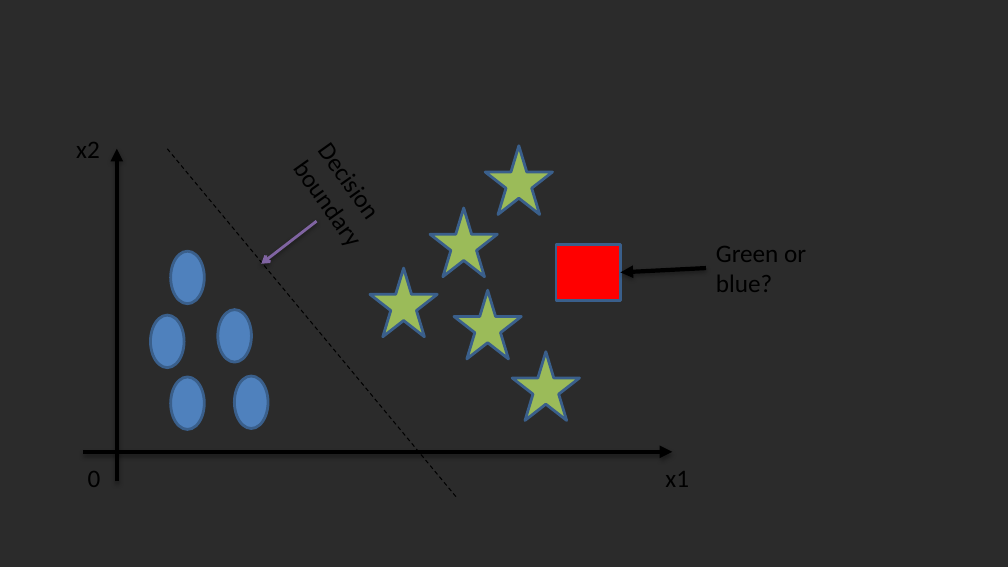
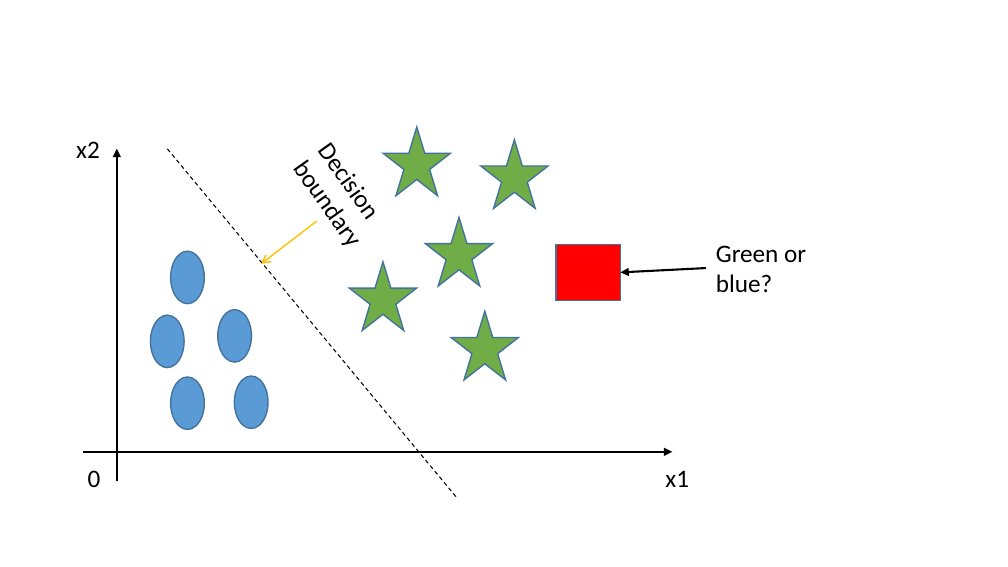
Before and after one commit to artasheskhachatryan1991/MachineLearningLectures, a slide deck: slide 7 of Welcome to Machine Learning Naive Bayes.pptx. Drawn at 1008x567 pixels with LibreOffice and Linux fonts; fonts in the diff are those of the drawing; background and template pictures are left out; a plain dark background stands for a picture behind light text. Boxes give left, top, right and bottom in pixels: in the first picture for what was removed or moved away, otherwise in the second. Text is boxed around its words. In the diff, an @@ line names an element or a change of style, - is before the commit and + after.

```diff
--- a/Welcome to Machine Learning Naive Bayes.pptx
+++ b/Welcome to Machine Learning Naive Bayes.pptx
@@ background picture (left out) to #FFFFFF @@
@@ arrow (117, 482) - (117, 149): stroke #000000 3 pt to #000000 1.5 pt @@
@@ fill #9BBB59 to #70AD47; outline #3A5F8C 2 pt to #43739E 1 pt in 4 elements at <box>481,140,548,209</box>, <box>350,262,417,331</box>, <box>452,311,519,380</box>, <box>383,127,451,196</box> @@
@@ star: place and size @@
-star at <box>485,146,552,215</box>
+star at <box>383,127,451,196</box>
@@ star: place and size @@
-star at <box>430,208,498,276</box>
+star at <box>481,140,548,209</box>
@@ arrow (317, 221) - (261, 264): stroke #8064A2 2 pt to #FFC000 1 pt @@
@@ star added at <box>425,218,493,286</box>, fill #70AD47, outline #43739E 1 pt @@
@@ star: place and size @@
-star at <box>370,268,437,337</box>
+star at <box>350,262,417,331</box>
@@ rectangle at <box>556,245,621,300</box>: outline #3A5F8C 2 pt to #43739E 1 pt @@
@@ arrow (706, 268) - (621, 272): stroke #000000 3 pt to #000000 1.5 pt @@
@@ star: place and size @@
-star at <box>454,290,521,359</box>
+star at <box>452,311,519,380</box>
@@ star removed at <box>512,352,580,420</box> @@
@@ fill #4F81BD to #5B9BD5; outline #3A5F8C 2 pt to #43739E 1 pt in 5 elements at <box>150,316,183,368</box>, <box>170,251,204,303</box>, <box>170,377,204,429</box>, <box>218,309,251,362</box>, <box>235,376,268,428</box> @@
@@ arrow (83, 452) - (672, 452): stroke #000000 3 pt to #000000 1.5 pt @@
```
Also in this commit, not shown: 5 other slides changed, 1 slide added, 1 slide removed.
